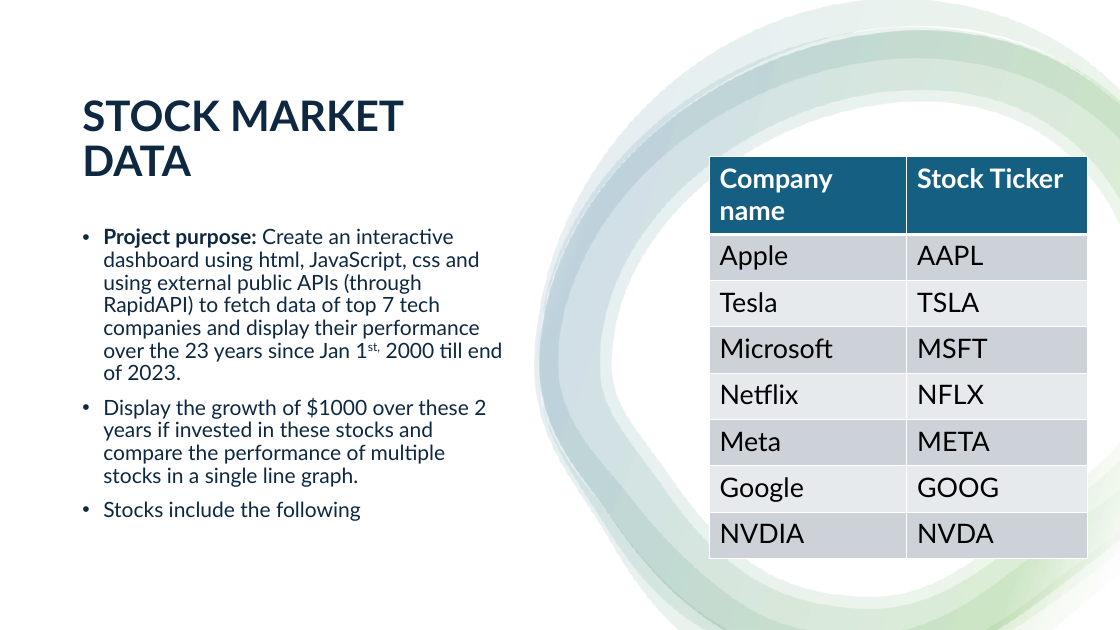
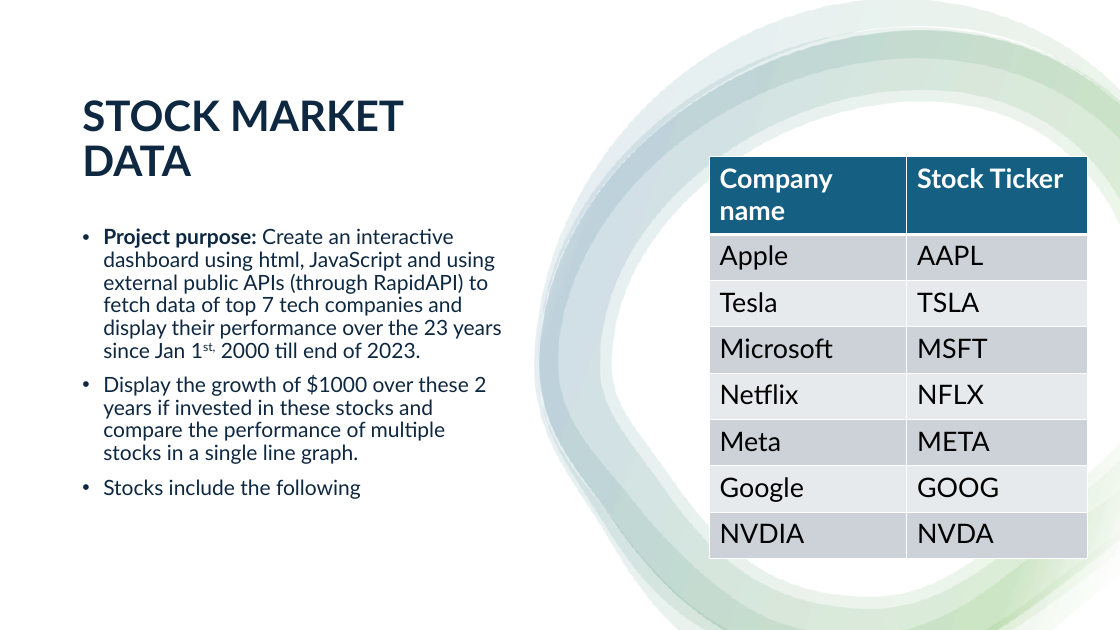
Before and after one commit to ipsitapurohit/Group-Project-3, a slide deck: slide 1 of Stock_market_dasboard_plan.pptx. Drawn at 1120x630 pixels with LibreOffice and Linux fonts; fonts in the diff are those of the drawing. Boxes give left, top, right and bottom in pixels: in the first picture for what was removed or moved away, otherwise in the second. Text is boxed around its words. In the diff, an @@ line names an element or a change of style, - is before the commit and + after.

```diff
--- a/Stock_market_dasboard_plan.pptx
+++ b/Stock_market_dasboard_plan.pptx
@@ text at (103,228,502,358): text changed @@
-• Project purpose: Create an interactive dashboard using html, JavaScript, css and using external public APIs (through RapidAPI) to fetch data of top 7 tech companies and display their performance over the 23 years since Jan 1st, 2000 till end of 2023.
+• Project purpose: Create an interactive dashboard using html, JavaScript and using external public APIs (through RapidAPI) to fetch data of top 7 tech companies and display their performance over the 23 years since Jan 1st, 2000 till end of 2023.
```
Also in this commit, not shown: 1 other slide changed.
